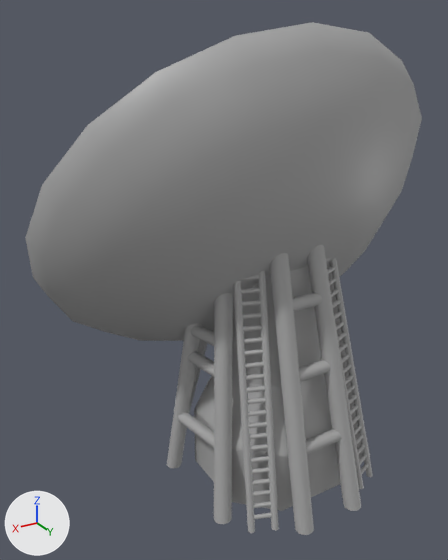
Renders of the FBX model Assets/Art/Environment/Satellite/Satellite.fbx from each side of a commit.
Both versions are drawn from a camera (50 mm lens) standing at (11.15, 15.23, 15.31) and looking at (0.7, -2.17, 6.61). The axes (+X, +Y, +Z) are drawn at lower left. The lights are the same throughout. Where no turn or scale is listed for an object, it has been applied to the vertices.

Objects in the first picture: 'Satellite'.
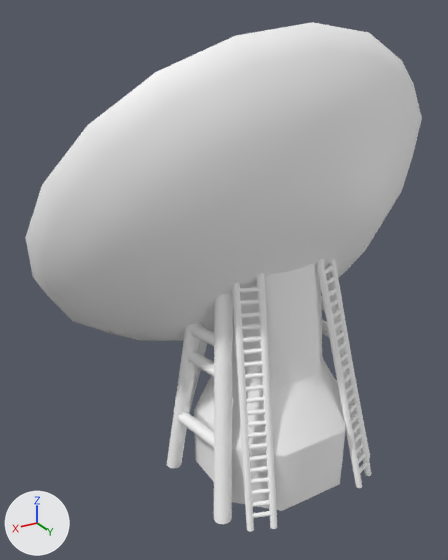
The newer file is also rescaled (x100.0), turned or shifted as a whole; pictures and numbers use the older file's frame.

Location of each change, [x1, y1, x2, y2] in pixels of the pictures (448 x 560 px; the box of a moved part takes in the faces that stretch with it):
'Satellite', reshaped
    before: [25, 22, 422, 535]
    after: [25, 22, 422, 532]
part 1 of me_mesh, deleted
    before: [292, 292, 323, 312]
part 2 of me_mesh, deleted
    before: [306, 429, 341, 454]
part 3 of me_mesh, deleted
    before: [299, 360, 331, 382]
part 4 of me_mesh, moved or reshaped
    before: [234, 245, 373, 535]
    after: [232, 258, 371, 532]
part 5 of me_mesh, recoloured
    both: [25, 22, 422, 524]

The change, as a list of edits to the scene's bpy script:
```text
Add mat_standardsurface1_001:
    mat_standardsurface1_001 = principled_material('standardSurface1.001')
    mat_standardsurface1_001.base_color = (1.0, 1.0, 1.0)  # white #ffffff
    mat_standardsurface1_001.roughness = 0.553
Change me_mesh:
    used by ob_satellite; location = (0.0, -2.21, 8.16)
    remove me_mesh.from_pydata(...)  # 9162 vertices, 12271 faces; spans x -7.2..7.2, y -5.9..5.9, z -8.2..6.9
    add me_mesh.from_pydata(...)  # 8952 vertices, 11971 faces; spans x -7.2..7.2, y -5.9..5.2, z -8.2..6.9
    me_mesh part 1: the loose piece of 42 vertices spanning x -0.7..0.7, y 3.5..3.9, z -1.3..-0.9 is deleted
    me_mesh part 2: the loose piece of 42 vertices spanning x -0.8..0.8, y 4.7..5.1, z -5.8..-5.4 is deleted
    me_mesh part 3: the loose piece of 42 vertices spanning x -0.8..0.8, y 4.0..4.5, z -3.5..-3.1 is deleted
    me_mesh part 4: 1058 vertices moved from x -2.6..2.6, y 2.6..5.3, z -8.2..0.0 to x -2.6..2.6, y 2.5..5.2, z -8.2..0.0; 518 vertices removed from x -2.7..2.7, y 2.7..5.9, z -8.2..0.7; 434 vertices added at x -2.7..2.7, y 2.5..5.0, z -8.2..0.0
    me_mesh part 5: 9817 faces spanning x -7.2..7.2, y -5.9..5.2, z -8.2..6.9 switch from mat_standardsurface1 (grey #aaaaaa) to mat_standardsurface1_001 (white #ffffff)
```
